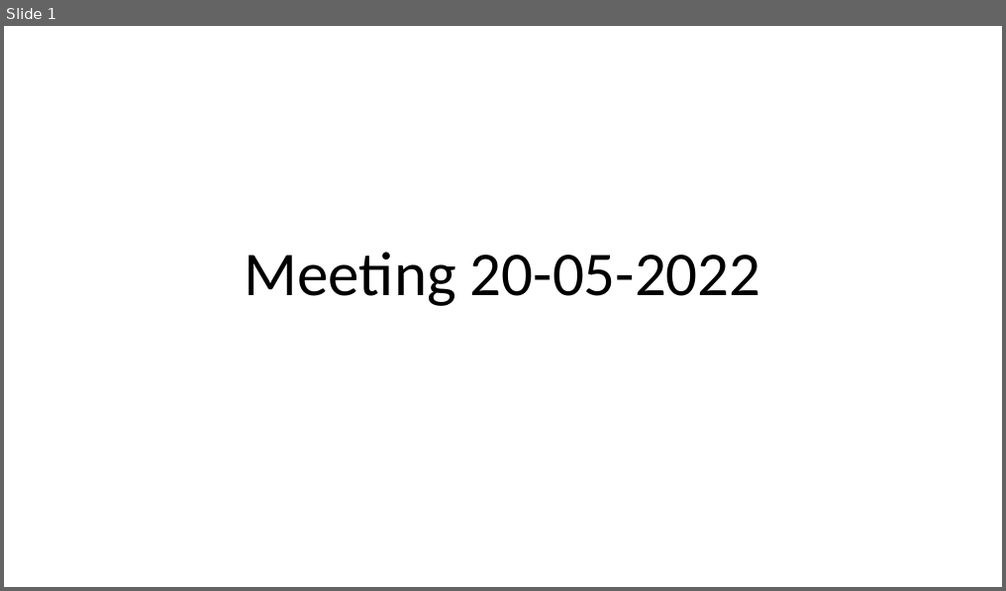
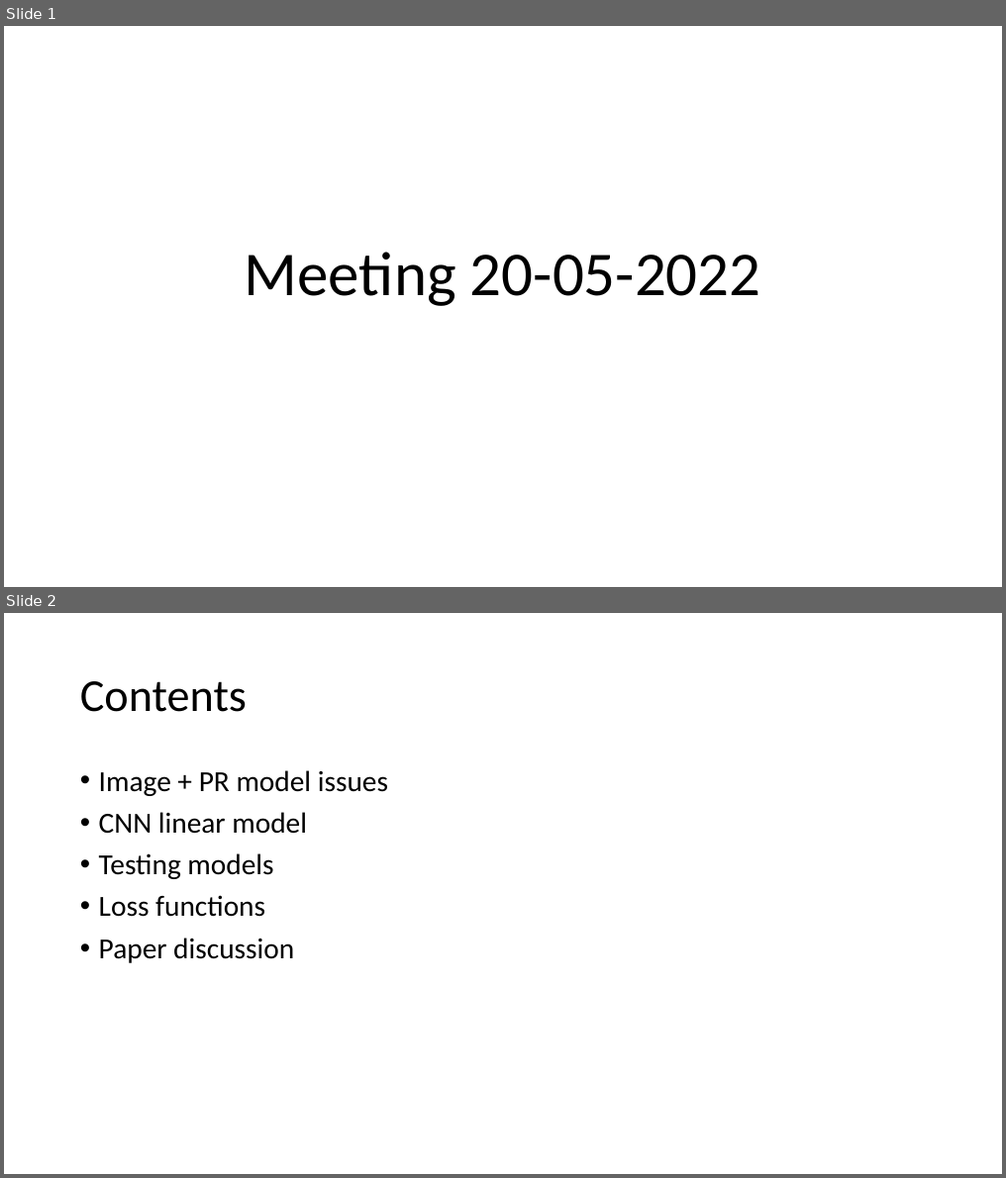
Before and after one commit to lancedw/3D-state-prediction-for-surface-vessels-using-IMU-data-and-images, a slide deck: Documentation/Presentations/Meeting 20-05-2022.pptx. Shown one above the other, each under a label of ours: slide 1 before the commit, slides 1 and 2 after it. The pictures are 1006x591 and 1006x1178 pixels, drawn with LibreOffice and Linux fonts; fonts in the diff are those of the drawing. Boxes give left, top, right and bottom in pixels: in the first picture for what was removed or moved away, otherwise in the second. Text is boxed around its words. In the diff, an @@ line names an element or a change of style, - is before the commit and + after.

Commit message:
paper

```diff
--- a/Documentation/Presentations/Meeting 20-05-2022.pptx
+++ b/Documentation/Presentations/Meeting 20-05-2022.pptx
@@ slide 2 added at [4,613,1002,1174], background #FFFFFF @@
@@ title added at [80,681,247,712], 44 pt, text #000000 @@
+Contents
@@ text added at [99,770,388,963], 28 pt, text #000000 @@
+• Image + PR model issues
+• CNN linear model
+• Testing models
+• Loss functions
+• Paper discussion
```
Also in this commit, not shown: 1 slide changed, 6 other slides added, 4 other files.
